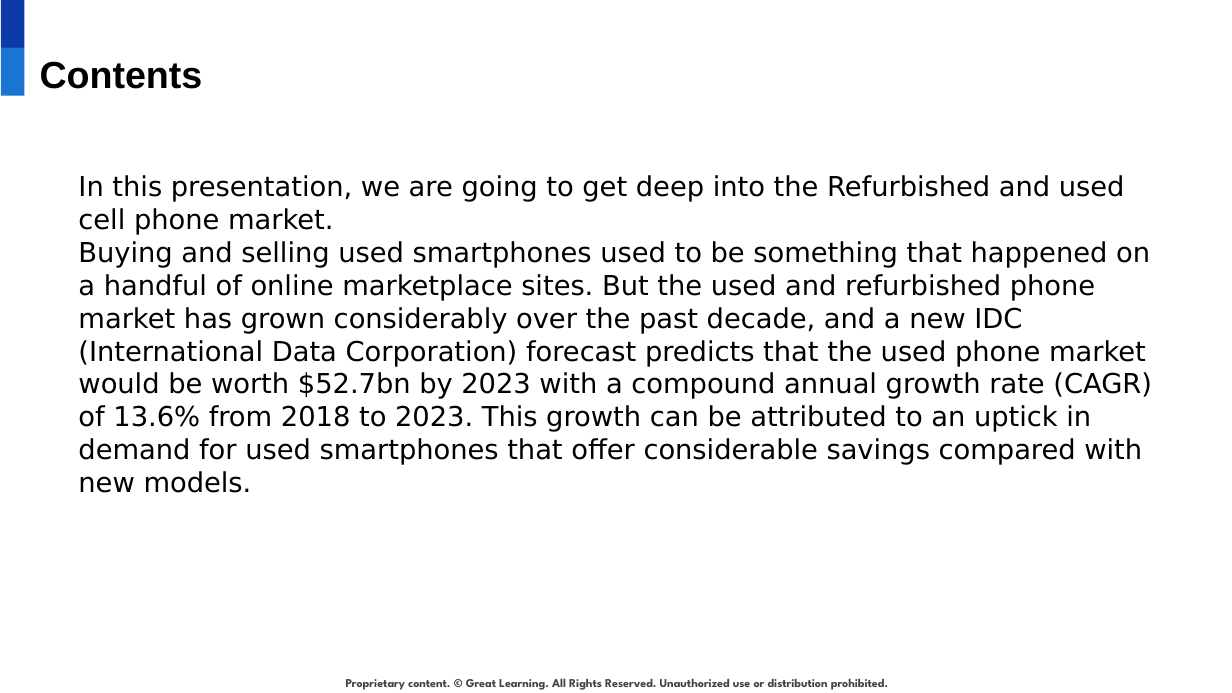
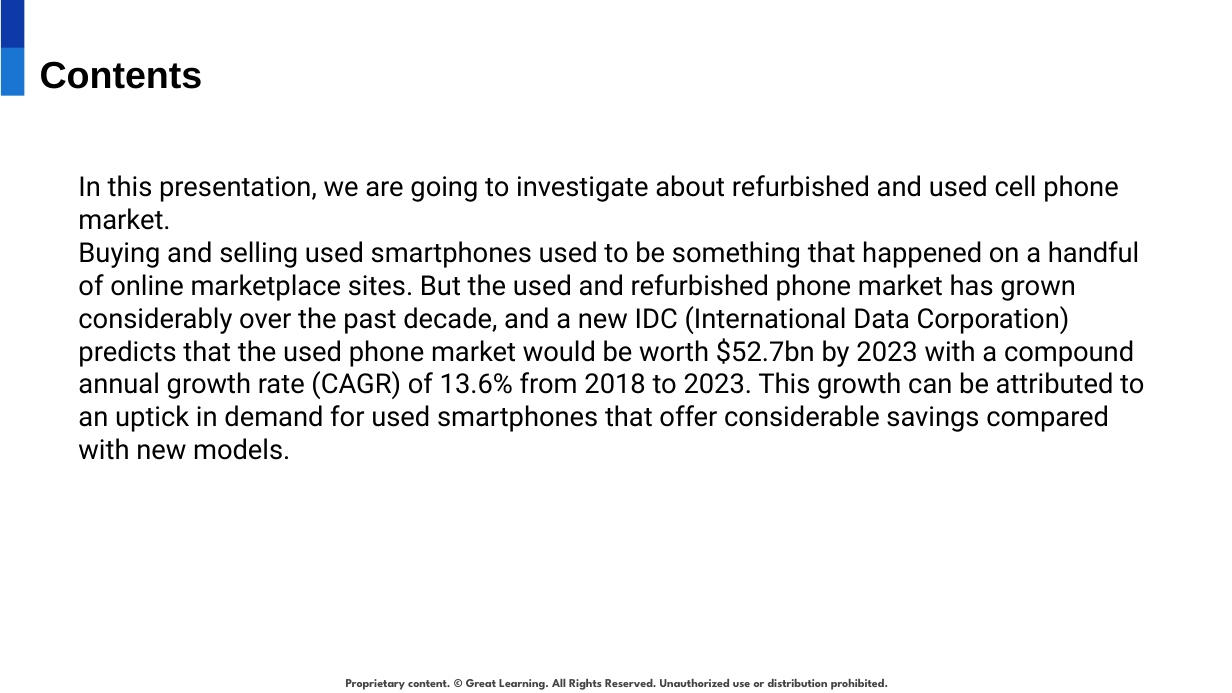
Before and after one commit to narges-shahmo/UT-Austin-Data-Science-Post-Graduate, a slide deck: slide 2 of linear regression/used_cellphone_presentation.pptx. Drawn at 1232x693 pixels with LibreOffice and Linux fonts; fonts in the diff are those of the drawing; background and template pictures are left out. Boxes give left, top, right and bottom in pixels: in the first picture for what was removed or moved away, otherwise in the second. Text is boxed around its words. In the diff, an @@ line names an element or a change of style, - is before the commit and + after.

```diff
--- a/linear regression/used_cellphone_presentation.pptx
+++ b/linear regression/used_cellphone_presentation.pptx
@@ text at (x1=78, y1=175, x2=1144, y2=460): text changed; font DejaVu Sans to Roboto @@
-In this presentation, we are going to get deep into the Refurbished and used cell phone market.
-Buying and selling used smartphones used to be something that happened on a handful of online marketplace sites. But the used and refurbished phone market has grown considerably over the past decade, and a new IDC (International Data Corporation) forecast predicts that the used phone market would be worth $52.7bn by 2023 with a compound annual growth rate (CAGR) of 13.6% from 2018 to 2023. This growth can be attributed to an uptick in demand for used smartphones that offer considerable savings compared with new models.
+In this presentation, we are going to investigate about refurbished and used cell phone market.
+Buying and selling used smartphones used to be something that happened on a handful of online marketplace sites. But the used and refurbished phone market has grown considerably over the past decade, and a new IDC (International Data Corporation) predicts that the used phone market would be worth $52.7bn by 2023 with a compound annual growth rate (CAGR) of 13.6% from 2018 to 2023. This growth can be attributed to an uptick in demand for used smartphones that offer considerable savings compared with new models.
```
Also in this commit, not shown: 5 other slides changed, 4 slides added, 2 slides removed, 2 other files.
